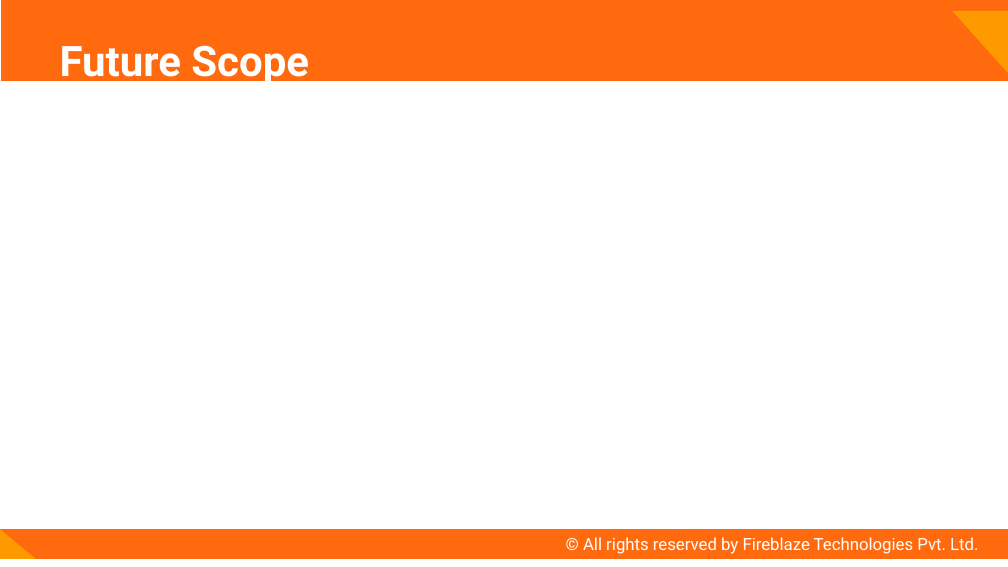
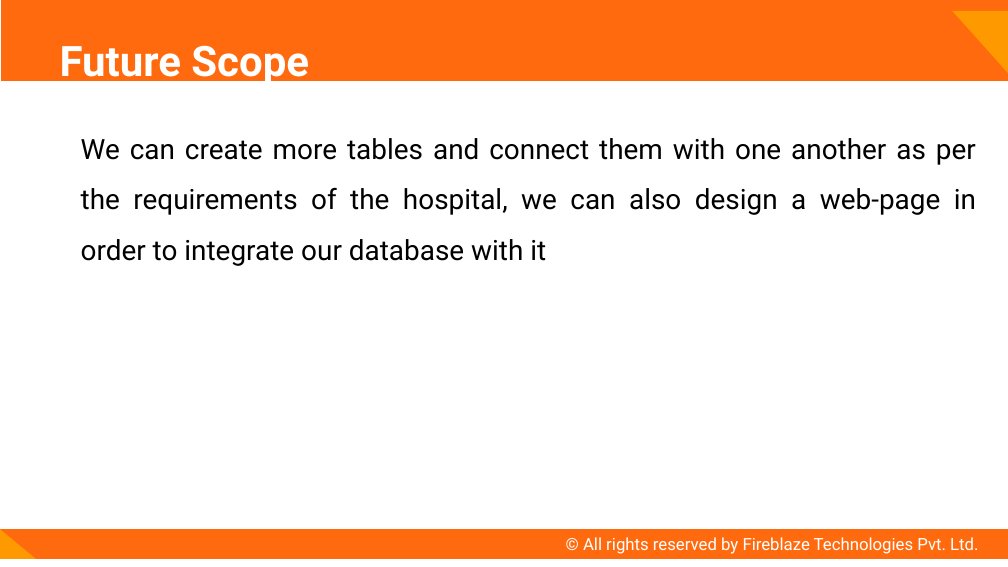
Before and after one commit to bhavesh-1995/fireblazework, a slide deck: slide 6 of fireblaze work/Project_3/hospital_db.pptx. Drawn at 1008x567 pixels with LibreOffice and Linux fonts; fonts in the diff are those of the drawing. Boxes give left, top, right and bottom in pixels: in the first picture for what was removed or moved away, otherwise in the second. Text is boxed around its words. In the diff, an @@ line names an element or a change of style, - is before the commit and + after.

```diff
--- a/fireblaze work/Project_3/hospital_db.pptx
+++ b/fireblaze work/Project_3/hospital_db.pptx
@@ text added at (81, 138, 976, 266), 26.7 pt, text #000000 @@
+We can create more tables and connect them with one another as per the requirements of the hospital, we can also design a web-page in order to integrate our database with it
```
Also in this commit, not shown: 3 other slides changed, 5 other files.
